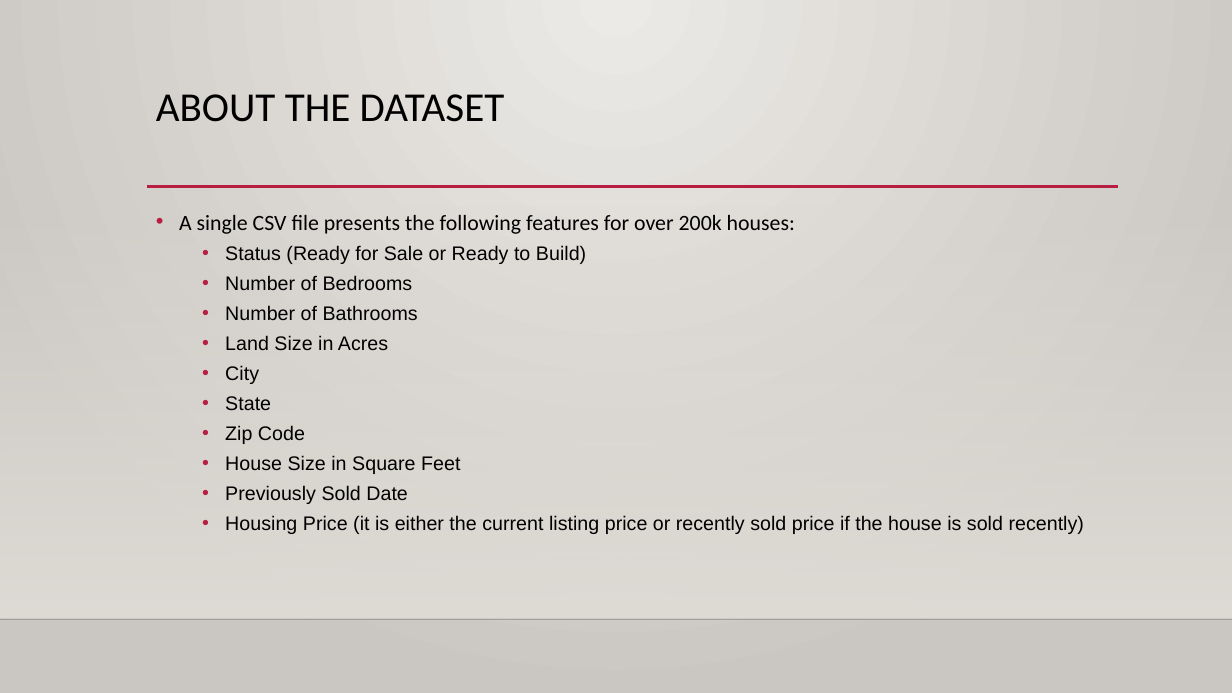
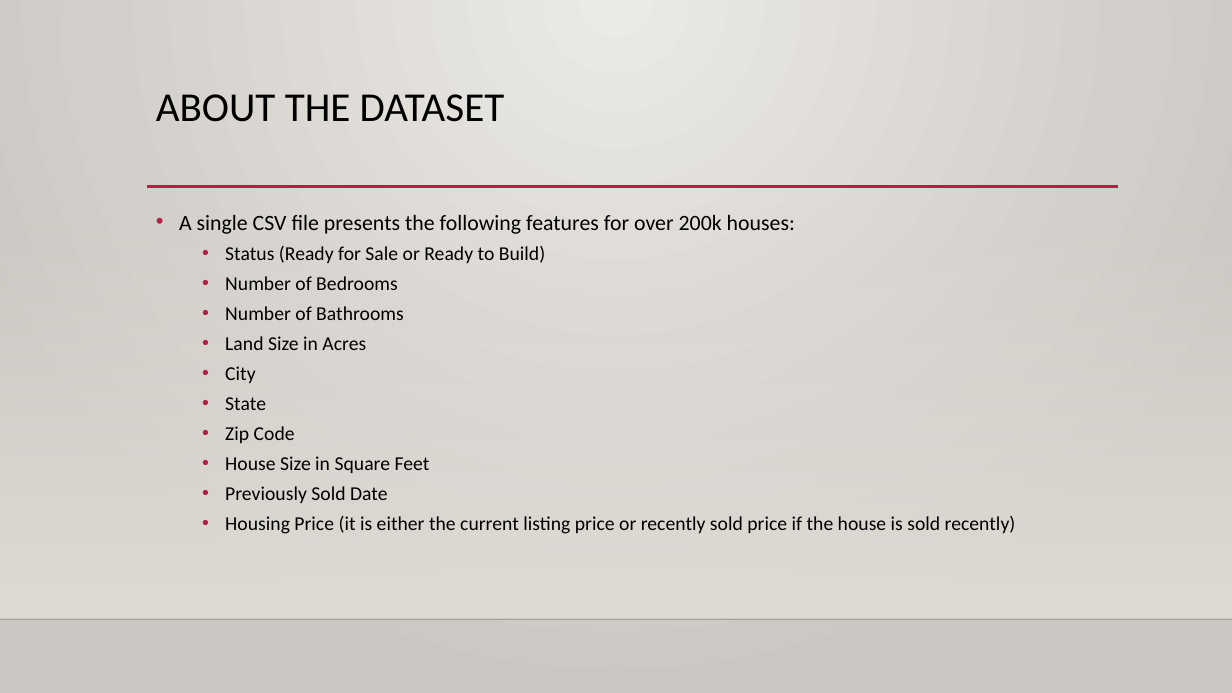
Before and after one commit to rygall/cs613_project, a slide deck: slide 5 of USA Real Estate Price Prediction_ryanedits.pptx (slide 4 before the commit). Drawn at 1232x693 pixels with LibreOffice and Linux fonts; fonts in the diff are those of the drawing; background and template pictures are left out. Boxes give left, top, right and bottom in pixels: in the first picture for what was removed or moved away, otherwise in the second. Text is boxed around its words. In the diff, an @@ line names an element or a change of style, - is before the commit and + after.

```diff
--- a/USA Real Estate Price Prediction_ryanedits.pptx
+++ b/USA Real Estate Price Prediction_ryanedits.pptx
@@ text at (225, 246, 1016, 534): font Arial to Calibri in "Status (Ready for Sale or Ready to ...", "Number of Bedrooms", "Number of Bathrooms", "Land Size in Acres" and 6 more places @@
```
Also in this commit, not shown: 3 other slides changed, 1 slide added.
